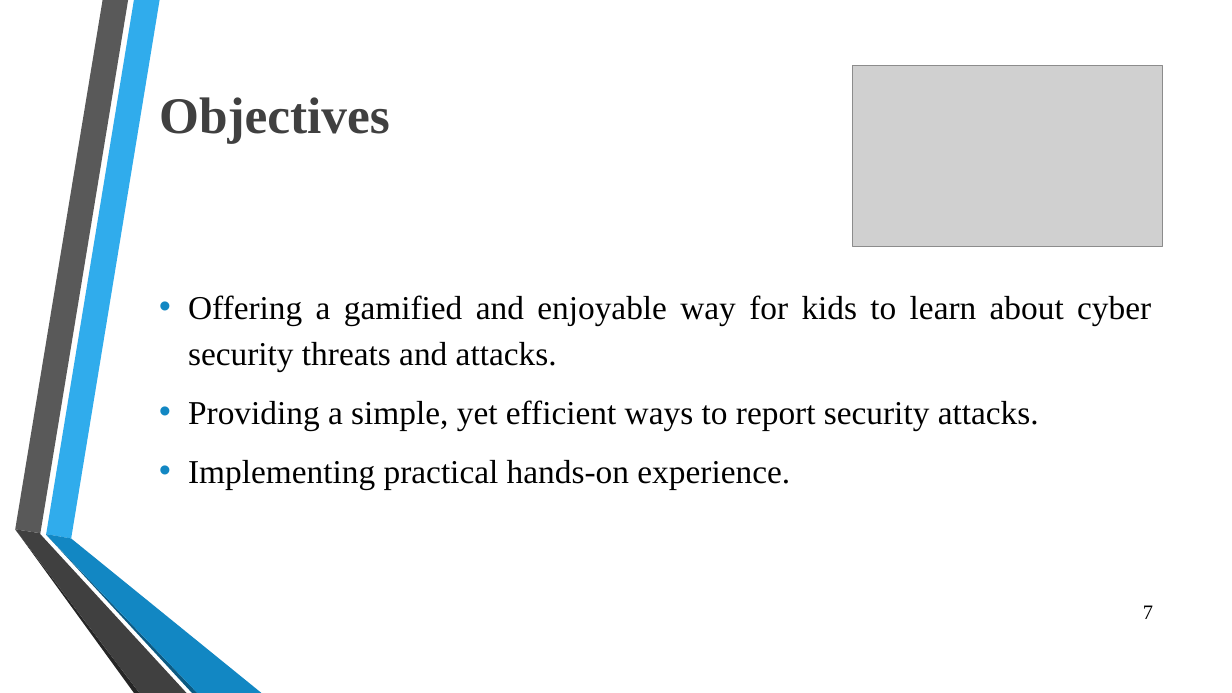
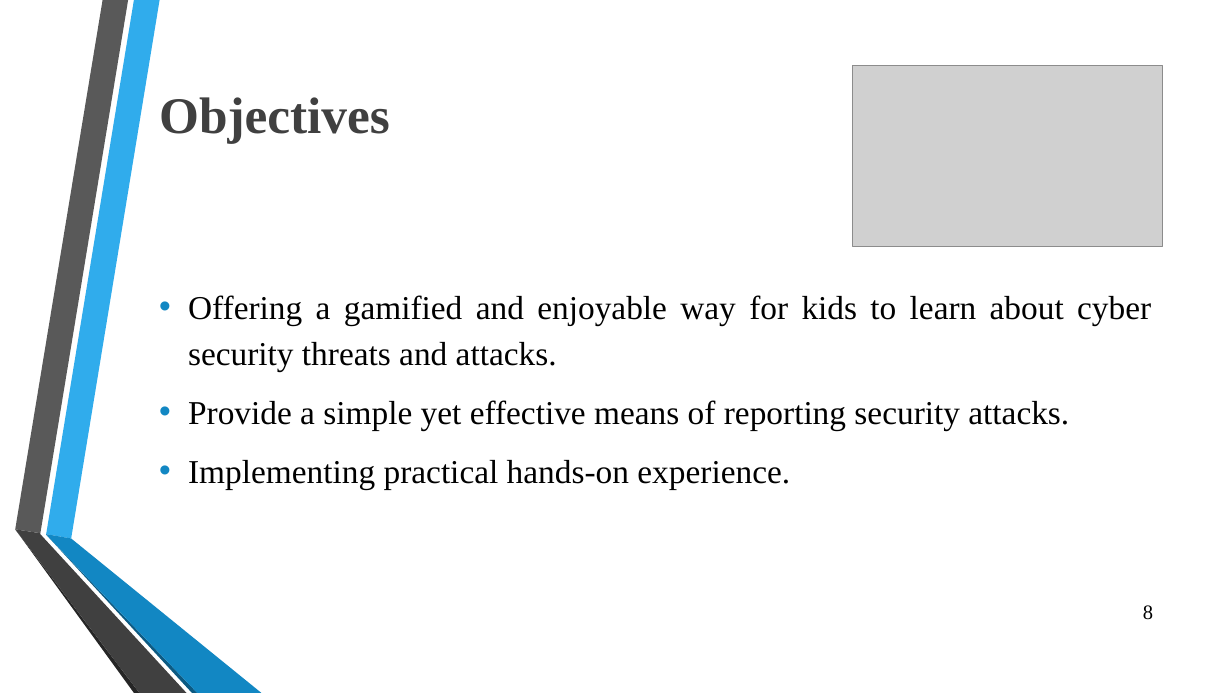
Before and after one commit to OmarSedkyUI/CyberLearningAdventureJunior, a slide deck: slide 9 of Graduation_Project_Presentation_FinalSeminar.pptx (slide 8 before the commit). Drawn at 1232x693 pixels with LibreOffice and Linux fonts; fonts in the diff are those of the drawing; grey boxes stand for pictures; background and template pictures are left out. Boxes give left, top, right and bottom in pixels: in the first picture for what was removed or moved away, otherwise in the second. Text is boxed around its words. In the diff, an @@ line names an element or a change of style, - is before the commit and + after.

```diff
--- a/Graduation_Project_Presentation_FinalSeminar.pptx
+++ b/Graduation_Project_Presentation_FinalSeminar.pptx
@@ text at <box>188,400,1069,431</box>: text changed @@
-• Providing a simple, yet efficient ways to report security attacks.
+• Provide a simple yet effective means of reporting security attacks.
@@ page number at <box>1143,605,1153,620</box>: text changed @@
-7
+8
```
Also in this commit, not shown: 1 other slide changed, 1 slide added, 1 slide removed.
